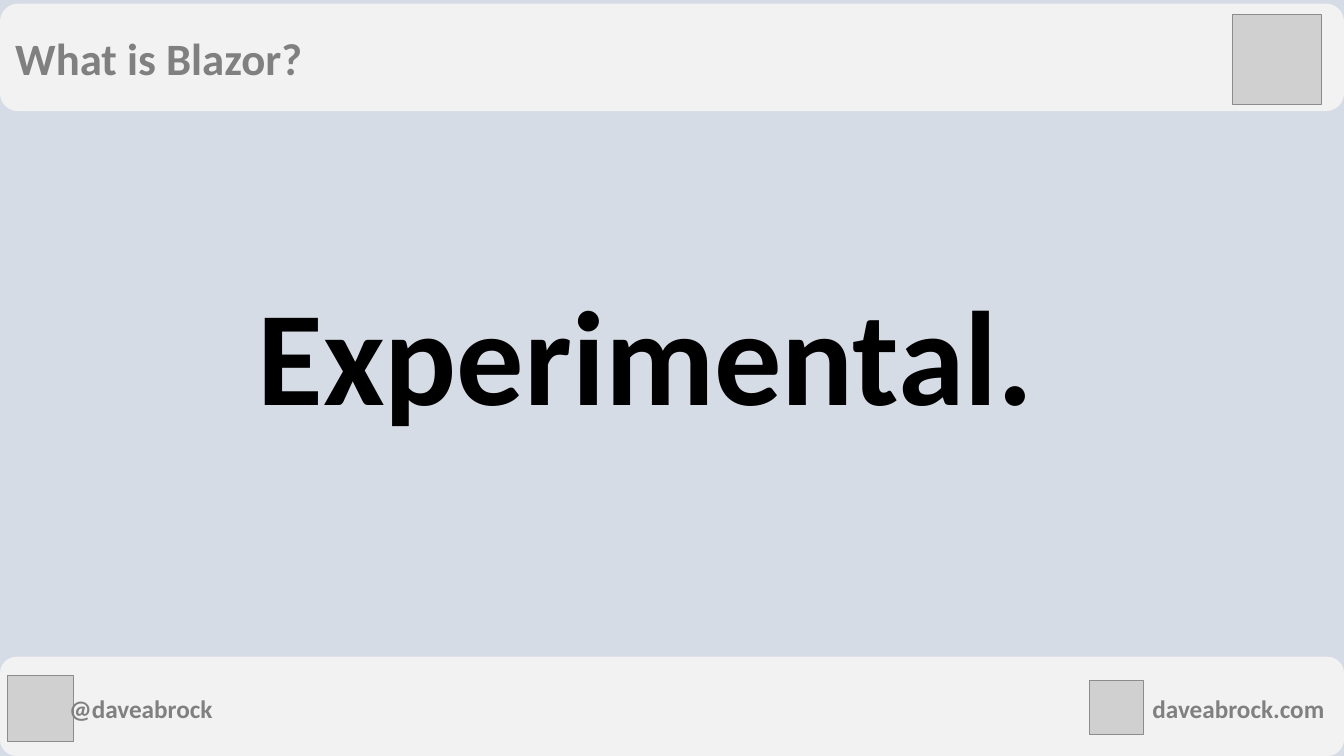
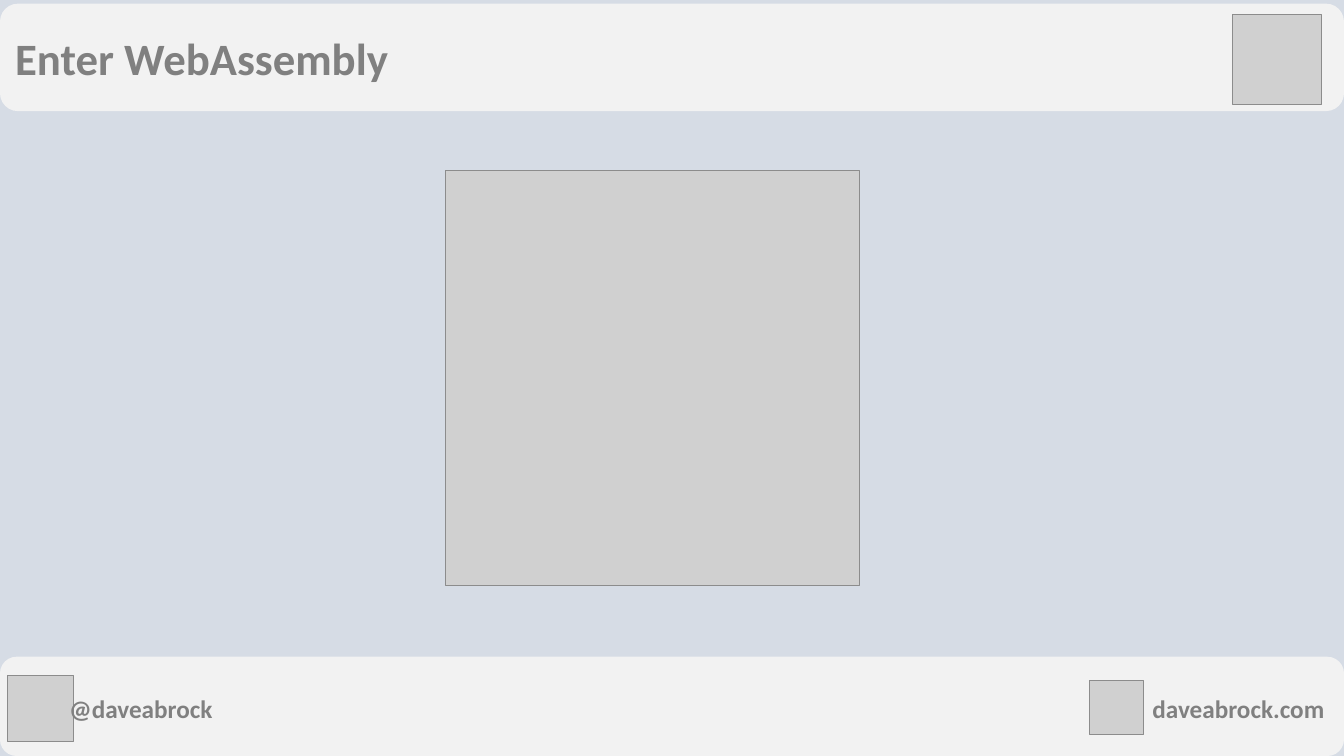
Before and after one commit to daveabrock/csharp-everywhere, a slide deck: slide 7 of slides/C# Everywhere with Blazor.pptx (slide 11 before the commit). Drawn at 1344x756 pixels with LibreOffice and Linux fonts; fonts in the diff are those of the drawing; grey boxes stand for pictures. Boxes give left, top, right and bottom in pixels: in the first picture for what was removed or moved away, otherwise in the second. Text is boxed around its words. In the diff, an @@ line names an element or a change of style, - is before the commit and + after.

```diff
--- a/slides/C# Everywhere with Blazor.pptx
+++ b/slides/C# Everywhere with Blazor.pptx
@@ text in rounded rectangle at bbox=[15, 43, 388, 82]: text changed @@
-What is Blazor?
+Enter WebAssembly
@@ picture added at bbox=[446, 171, 860, 586] @@
@@ text removed at bbox=[258, 310, 1034, 426] @@
-Experimental.
```
Also in this commit, not shown: 3 other slides changed, 1 slide added, 8 slides removed.
